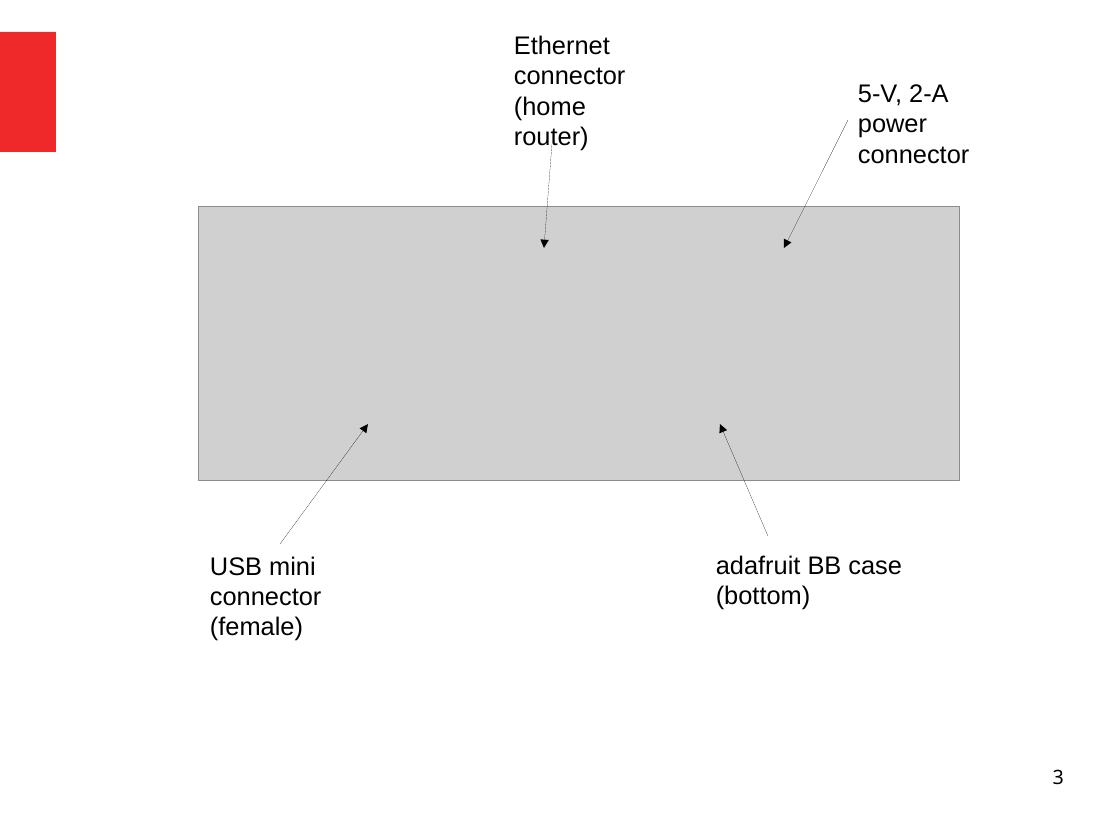
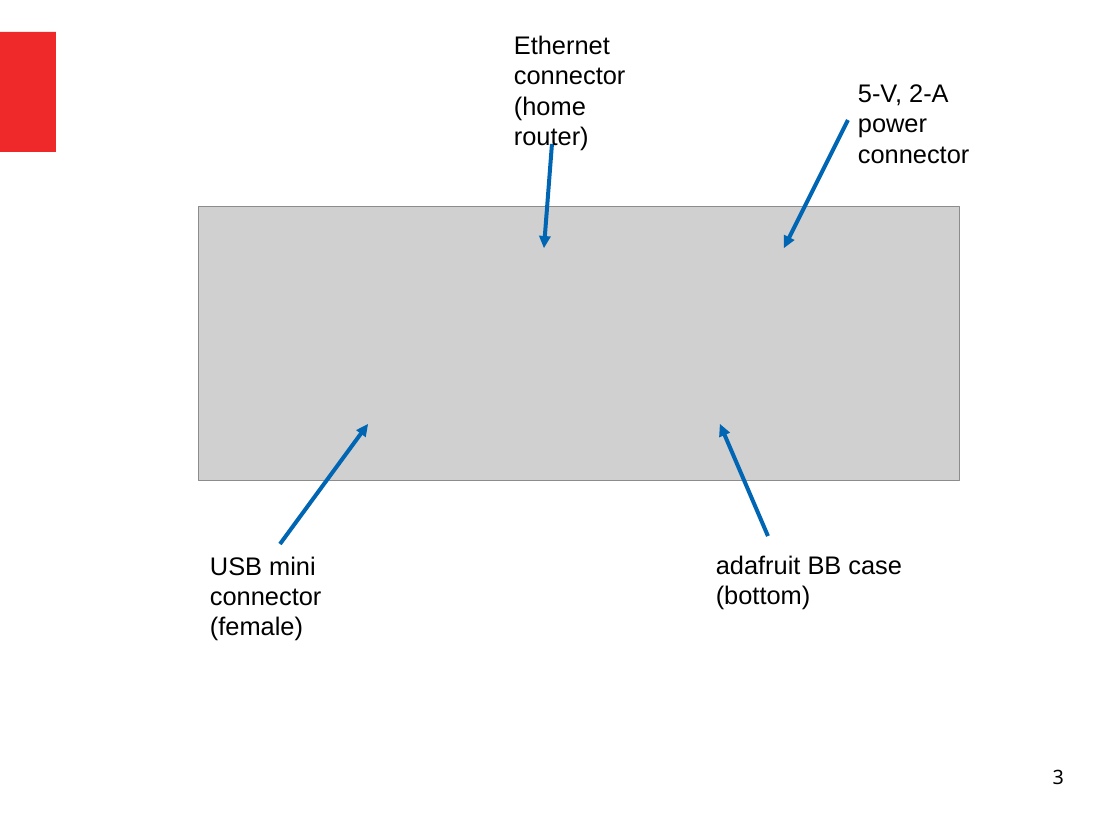
Before and after one commit to takiszourntos/teaching, a slide deck: slide 3 of instructional/BB_intro/slides.odp. Drawn at 1120x840 pixels with LibreOffice and Linux fonts; fonts in the diff are those of the drawing; grey boxes stand for pictures. Boxes give left, top, right and bottom in pixels: in the first picture for what was removed or moved away, otherwise in the second. Text is boxed around its words. In the diff, an @@ line names an element or a change of style, - is before the commit and + after.

```diff
--- a/instructional/BB_intro/slides.odp
+++ b/instructional/BB_intro/slides.odp
@@ arrow (552, 144) - (544, 248): stroke #000000 0 pt to #0066B3 2.83 pt @@
@@ arrow (849, 120) - (785, 248): stroke #000000 0 pt to #0066B3 2.83 pt @@
@@ arrow (281, 544) - (368, 424): stroke #000000 0 pt to #0066B3 2.83 pt @@
@@ arrow (768, 537) - (721, 424): stroke #000000 0 pt to #0066B3 2.83 pt @@
```
Also in this commit, not shown: 1 slide added, 1 other file.
